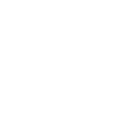
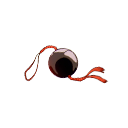
Revision of a layered (128, 128) image; what changed, layer by layer:
showed "图层 1" over left=24, top=45, right=109, bottom=84
